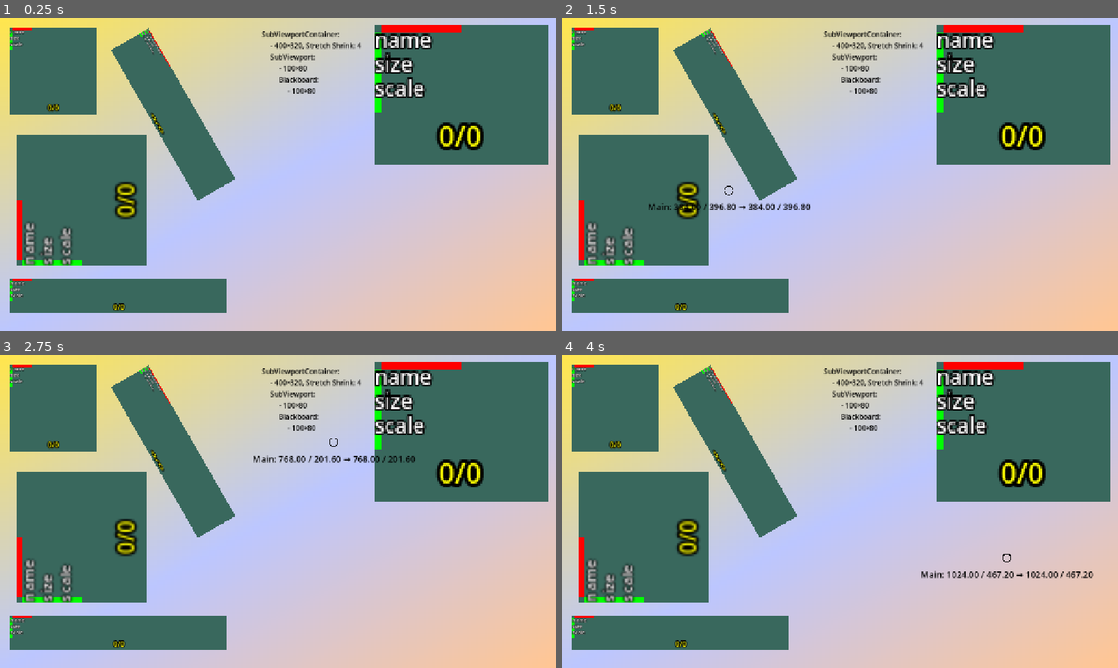
Above: before the commit, frames 1-4 (two rows, left to right).
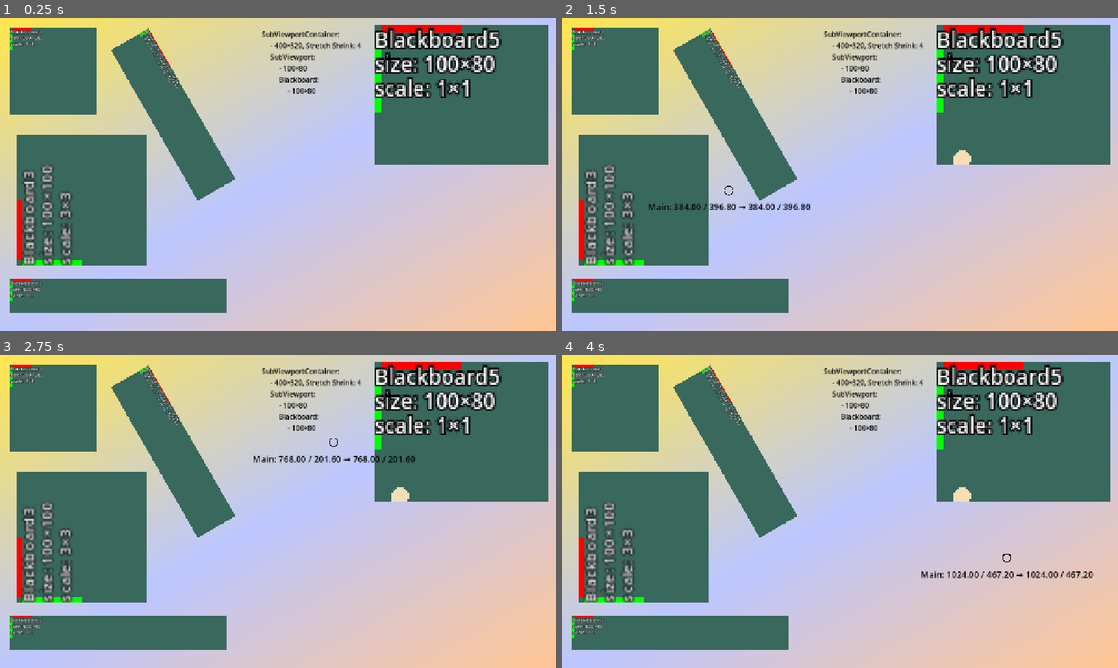
Above: after the commit, the same moments.

Repository: Toxe/godot-coordinate-systems
Game: Godot game, scene res://scenes/main.tscn
The game is run twice, just before and just after one commit, with the same random seed, the same clock (stepped at 60 frames per second) and the same inputs.
Inputs (mouse positions are in pixels of both pictures, inside the frame that each line leads up to):
- Up to frame 1 (0.25 s): no input
- Up to frame 2 (1.5 s): tap Enter at 0.5 s; move the mouse to (962, 158) at 0.52 s; click (962, 158) at 0.67 s; tap Space at 1.25 s; move the mouse to (728, 190) at 1.27 s; click (728, 190) at 1.42 s
- Up to frame 3 (2.75 s): tap Enter at 2 s; move the mouse to (333, 442) at 2.02 s; click (333, 442) at 2.17 s
- Up to frame 4 (4 s): tap Space at 2.75 s; move the mouse to (812, 574) at 2.77 s; click (812, 574) at 2.92 s; tap Enter at 3.5 s; move the mouse to (1006, 558) at 3.52 s; click (1006, 558) at 3.67 s

The runs differ from the first frame. In frame 1, 4.6% of the frame differs, in the area x 1-91%, y 3-94%; in frame 2, 4.7%; in frame 3, 4.7%; in frame 4, 4.7%.
Error before the commit: Parse Error: Identifier "points" not declared in the current scope. (res://scenes/blackboard.gd:27)

Commit message:
Draw single dots with a mouse click

Diff:
--- a/CoordinateSystems/scenes/blackboard.gd
+++ b/CoordinateSystems/scenes/blackboard.gd
@@ -15,16 +15,16 @@
     coords_label.visible = false
 
 
-func _on_gui_input(event: InputEvent) -> void:
-    var mouse_motion_event: InputEventMouseMotion = event as InputEventMouseMotion
-    if mouse_motion_event:
-        coords_label.text = Format.format_position(mouse_motion_event.position)
+func _gui_input(event: InputEvent) -> void:
+    var mouse_event: InputEventMouse= event as InputEventMouse
+    if mouse_event:
+        coords_label.text = Format.format_position(mouse_event.position)
         coords_label.visible = true
-        Events.mouse_moved.emit(self, mouse_motion_event.position, get_global_transform() * mouse_motion_event.position)
+        Events.mouse_moved.emit(self, mouse_event.position)
 
-        if mouse_motion_event.button_mask == 1:
-            if get_global_rect().has_point(mouse_motion_event.global_position):
-                points.append(mouse_motion_event.position)
+        if mouse_event.button_mask == 1:
+            if get_global_rect().has_point(mouse_event.global_position):
+                dots.append(mouse_event.position)
                 queue_redraw()
 
 
